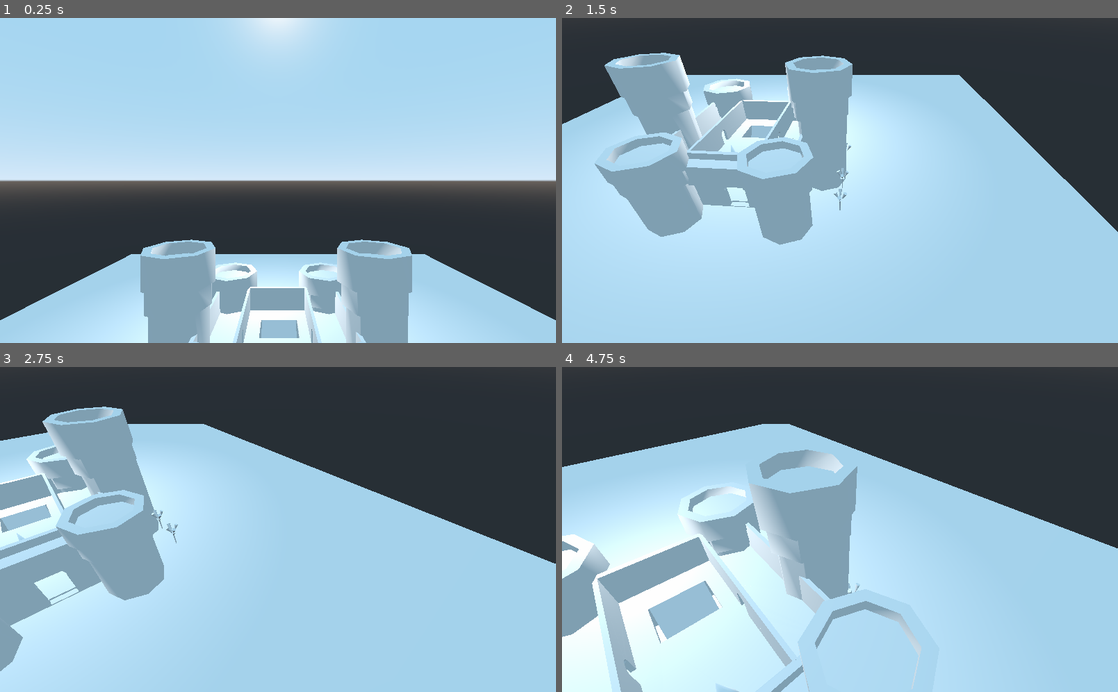
Above: before the commit, frames 1-4 (two rows, left to right).
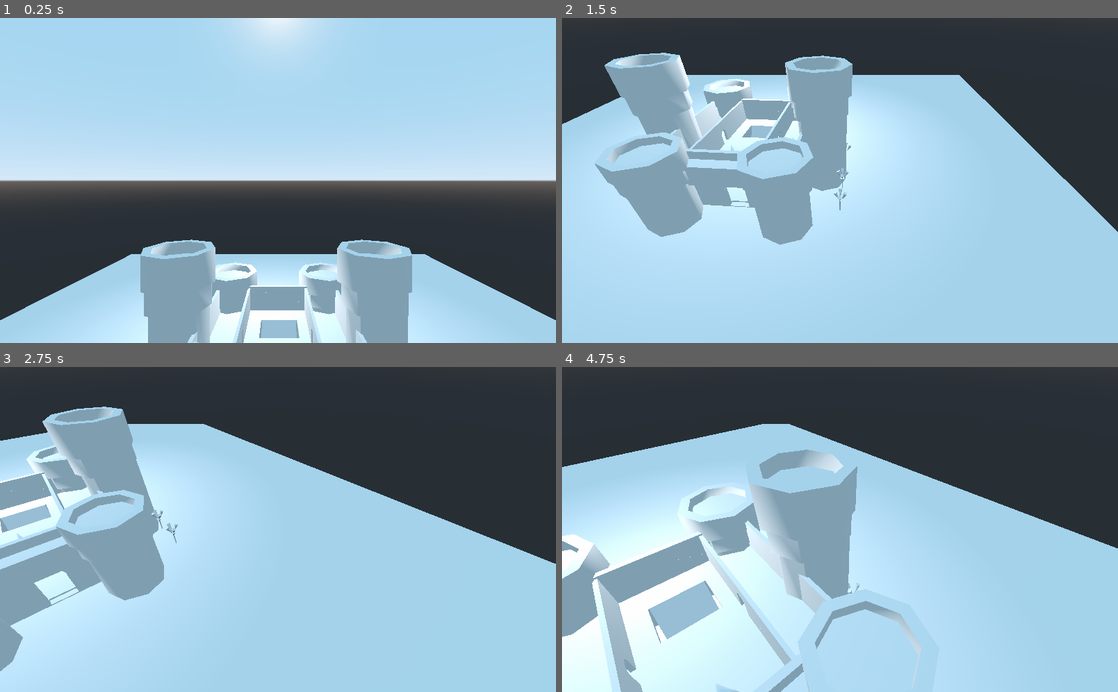
Above: after the commit, the same moments.

Repository: LCinder/EV
Game: Godot game, scene res://Castle/Castle.tscn
Same seed, same stepped clock (60 frames per second), same inputs: the game is played once before the commit and once after it. This scene is started directly instead of the project's main scene.
Inputs:
- Up to frame 1 (0.25 s): no input
- Up to frame 2 (1.5 s): tap Enter at 0.5 s; hold D (Move Right) 0.53-1.28 s; hold Down (Down Camera) 0.53-1.28 s; hold S (Move Backward) from 1.28 s (still down); tap Left (Left Camera) at 1.35 s
- Up to frame 3 (2.75 s): release S (Move Backward) at 2.03 s; hold D (Move Right) from 2.03 s (still down); hold Right (Right Camera) from 2.03 s (still down)
- Up to frame 4 (4.75 s): release D (Move Right) at 2.78 s; release Right (Right Camera) at 2.78 s; hold W (Move Forward) 2.78-3.53 s; tap Up (Up Camera) at 2.85 s; hold Down (Down Camera) 3.53-4.28 s; hold A (Move Left) from 3.53 s (still down); tap Left (Left Camera) at 4.35 s

The runs differ from the first frame. In frame 1, 0.1% of the frame differs, in the area x 33-66%, y 82-100%; in frame 2, 0.2%; in frame 3, 0.2%; in frame 4, 0.3%, in the area x 5-49%, y 47-100%.

Commit message:
Terminada practica 2

Diff:
--- a/Practicas/Practica 1/Castle/Castle.tscn
+++ b/Practicas/Practica 1/Castle/Castle.tscn
@@ -1,6 +1,6 @@
 [gd_scene load_steps=6 format=2]
 
-[ext_resource path="res://Castle/Castillo.tscn" type="PackedScene" id=1]
+[ext_resource path="res://Castle/castle_base.tscn" type="PackedScene" id=1]
 [ext_resource path="res://Castle/Torre.tscn" type="PackedScene" id=2]
 [ext_resource path="res://Castle/Palmera.tscn" type="PackedScene" id=3]
 [ext_resource path="res://Castle/Torreon.tscn" type="PackedScene" id=5]
--- a/Practicas/Practica 1/Castle/Castillo.tscn
+++ b/Practicas/Practica 1/Castle/castle_base.tscn
@@ -29,7 +29,7 @@
 depth = 0.972242
 
 [node name="ParteArriba" type="CSGBox" parent="."]
-transform = Transform( 1, 0, 0, 0, 1, 0, 0, 0, 1, 0, 1.25176, 0 )
+transform = Transform( 1, 0, 0, 0, 1, 0, 0, 0, 1, 0, 1.45325, 0 )
 operation = 2
 width = 4.59132
 height = 0.268663
Not shown, added: Practicas/Practica 1/Blender Objects/uploads_files_599867_Celtic_Cross.obj
Not shown, added: Practicas/Practica 1/Blender Objects/uploads_files_599867_Celtic_Cross.obj.import
Not shown, added: Practicas/Practica 1/Blender Objects/uploads_files_72531_Winged_Victory.obj
Not shown, added: Practicas/Practica 1/Blender Objects/uploads_files_72531_Winged_Victory.obj.import
Not shown, added: Practicas/Practica 1/Blender Objects/castle2 - copia.blend
Not shown, added: Practicas/Practica 1/Blender Objects/castle2.blend
Not shown, added: Practicas/Practica 1/Blender Objects/castle2.blend1
Not shown, added: Practicas/Practica 1/Blender Objects/uploads_files_599867_Celtic_Cross.blend
Not shown, added: Practicas/Practica 1/practica1_Diego_Hernandez_Moreno.zip
